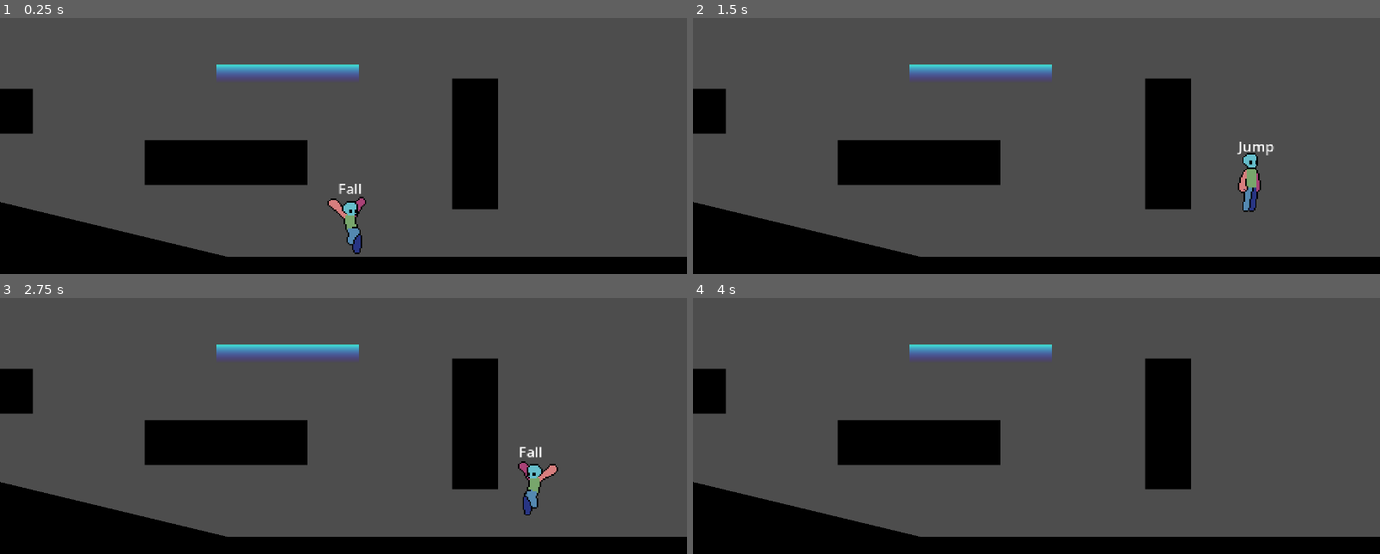
Above: before the commit, frames 1-4 (two rows, left to right).
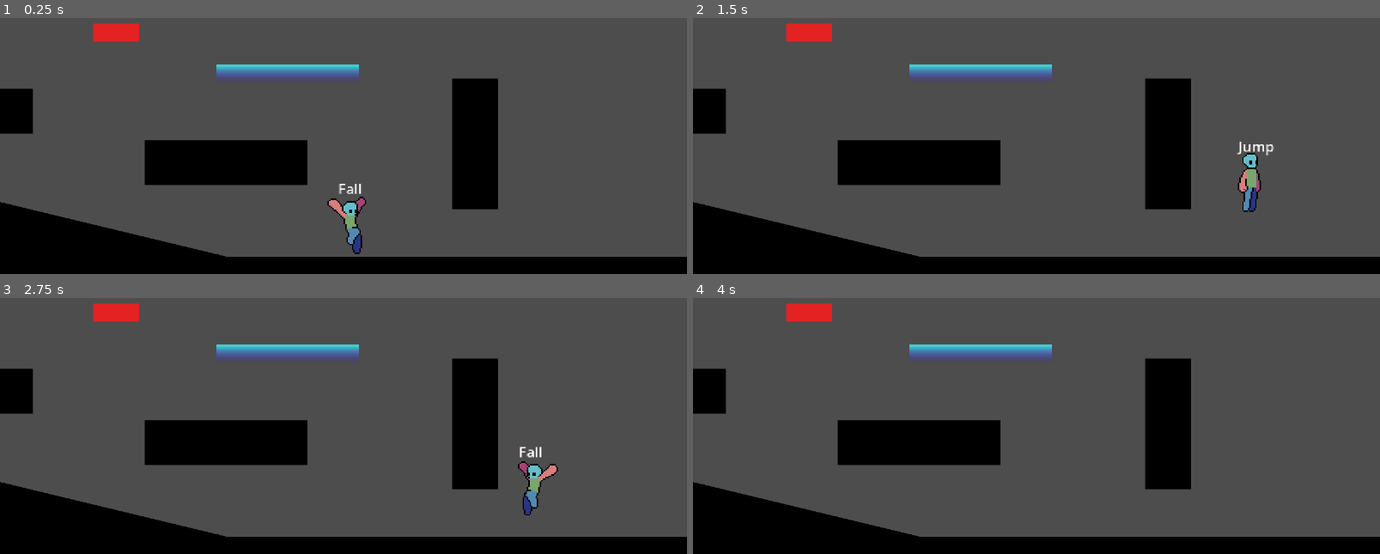
Above: after the commit, the same moments.

Repository: TianJunShi1/harry-forge
Game: Godot game, scene res://playground.tscn
Two runs of this game, one before a commit and one after it. Both use one fixed random seed, a clock stepped at 60 frames per second and the inputs below.
Inputs:
- Up to frame 1 (0.25 s): no input
- Up to frame 2 (1.5 s): tap Enter (ui_accept) at 0.5 s; hold Enter (ui_accept) 0.53-1.28 s; hold D (right) from 0.53 s (still down); tap Space (jump) at 0.77, 0.8, 1.07, 1.35 s
- Up to frame 3 (2.75 s): tap Space (jump) at 1.52, 1.82, 2.3 s; tap Enter (ui_accept) at 1.55 s; release D (right) at 2.03 s; hold A (left) from 2.03 s (still down); tap Shift (run) at 2.1 s
- Up to frame 4 (4 s): release A (left) at 2.78 s; hold D (right) from 2.78 s (still down); tap Enter (ui_accept) at 2.85 s; tap Space (jump) at 3.02, 3.32, 3.77, 3.8 s; hold Enter (ui_accept) from 3.53 s (still down)

The runs differ from the first frame. In frame 1, 0.5% of the frame differs, in the area x 13-21%, y 2-10%; in frame 2, 0.5%; in frame 3, 0.5%; in frame 4, 0.5%.

Commit message:
#4月19日 弹跳平台和单方向平台完成

Diff:
--- /dev/null
+++ b/Interactable/BouncePad/BouncePad.tscn
@@ -0,0 +1,39 @@
+[gd_scene format=3 uid="uid://bc5woagptill0"]
+
+[ext_resource type="Script" uid="uid://c2oufdvwwjpwg" path="res://Interactable/BouncePad/Scripts/bounce_pad.gd" id="1_64u65"]
+
+[sub_resource type="Gradient" id="Gradient_rupst"]
+offsets = PackedFloat32Array(0)
+colors = PackedColorArray(0.9, 0.13499998, 0.13499998, 1)
+
+[sub_resource type="GradientTexture2D" id="GradientTexture2D_1obpa"]
+gradient = SubResource("Gradient_rupst")
+fill_to = Vector2(0, 1)
+
+[sub_resource type="RectangleShape2D" id="RectangleShape2D_64u65"]
+size = Vector2(64, 64)
+
+[sub_resource type="RectangleShape2D" id="RectangleShape2D_1obpa"]
+size = Vector2(32, 12)
+
+[node name="BouncePad" type="Area2D" unique_id=1258038184]
+collision_layer = 8
+script = ExtResource("1_64u65")
+
+[node name="BouncePadPlatform" type="Sprite2D" parent="." unique_id=1791703314]
+scale = Vector2(0.5, 0.2)
+texture = SubResource("GradientTexture2D_1obpa")
+
+[node name="StaticBody2D" type="StaticBody2D" parent="BouncePadPlatform" unique_id=1694432264]
+collision_layer = 8
+collision_mask = 0
+
+[node name="CollisionShape2D" type="CollisionShape2D" parent="BouncePadPlatform/StaticBody2D" unique_id=403001761]
+position = Vector2(0, -9.179115e-06)
+shape = SubResource("RectangleShape2D_64u65")
+
+[node name="jiance" type="CollisionShape2D" parent="." unique_id=1968392780]
+position = Vector2(0, -1)
+shape = SubResource("RectangleShape2D_1obpa")
+
+[connection signal="body_entered" from="." to="." method="_on_body_entered"]
--- /dev/null
+++ b/Interactable/BouncePad/Scripts/bounce_pad.gd
@@ -0,0 +1,11 @@
+extends Area2D
+
+# 弹射力度，可以根据不同的物品设置不同的弹力
+@export var bounce_force: float = 500.0
+
+func _on_body_entered(body: Node2D) -> void:
+	if body.has_method("apply_bounce"):
+		body.apply_bounce(bounce_force)
+
+		# 可选：播放喷射蒸汽的动画或音效
+		# $AnimatedSprite2D.play("bounce")
--- a/Player/Scripts/player.gd
+++ b/Player/Scripts/player.gd
@@ -81,3 +81,16 @@
 	var x_axis = Input.get_axis("left","right")
 	var y_axis = Input.get_axis("up","down")
 	direction = Vector2(x_axis,y_axis)
+
+# 暴露给外部环境调用的方法：施加弹跳
+func apply_bounce(force: float) -> void:
+	# 1. 赋予弹射速度
+	velocity.y = -force
+
+	# 2. 找到跳跃状态，打上“弹飞”标记，并切换过去
+	# 注意这里加入了 state.is_bouncing = true
+	for state in all_states:
+		if state is PlayerstateJump:
+			state.is_bouncing = true
+			change_state(state)
+			break
--- a/Player/States/Crouch.gd
+++ b/Player/States/Crouch.gd
@@ -2,9 +2,11 @@
 class_name PlayerstateCrouch extends Playerstate
 
 # --- 节点与状态引用 ---
-@onready var idle_state: PlayerstateIdle = %Idle
-@onready var jump_state: Playerstate = %Jump
+@onready var idle_state: PlayerstateIdle = $"../Idle"
+@onready var jump_state: Playerstate = $"../Jump" # 【恢复保留】跳跃状态引用
+@onready var fall_state: Playerstate = $"../Fall" # 下落状态引用
 @onready var anim: AnimatedSprite2D = $"../../AnimatedSprite2D"
+@onready var one_way_platform_ray_cast: RayCast2D = $"../../OneWayPlatformRayCast"
 
 # 下蹲时的摩擦力
 var friction: float = 1000.0
@@ -15,7 +17,6 @@
 	pass
 
 func enter() -> void:
-	# 【这里也补回来了！】
 	if anim:
 		anim.play("crouch")
 
@@ -26,7 +27,7 @@
 
 #region /// 帧更新与输入处理
 func handle_input(_event : InputEvent) -> Playerstate:
-	# 下蹲时按下跳跃键，直接起跳
+	# 【保留功能】：在平地上蹲伏时，依然可以通过按跳跃键直接起跳
 	if _event.is_action_pressed("ui_accept") and player.is_on_floor():
 		return jump_state
 	return null
@@ -35,11 +36,16 @@
 	return null
 
 func physics_process(_delta: float) -> Playerstate:
-	# 如果松开S键，返回待机状态
+	# 【新增功能】：进入下蹲状态后，如果脚下检测到是单向平台，直接下落
+	if one_way_platform_ray_cast.is_colliding():
+		player.position.y += 1.0
+		return fall_state
+
+	# 如果松开 S 键（或者方向不再向下），返回待机状态
 	if player.direction.y <= 0:
 		return idle_state
 
-	# 微微滑行的摩擦力逻辑
+	# 平地上的摩擦力滑行逻辑（依然保留）
 	player.velocity.x = move_toward(player.velocity.x, 0, friction * _delta)
 
 	return null
--- a/Player/States/Fall.gd
+++ b/Player/States/Fall.gd
@@ -9,7 +9,7 @@
 var air_speed: float = 160.0
 
 # --- 手感调节参数 ---
-var coyote_duration: float = 0.13 # 土狼时间：离开边缘后允许起跳的时间
+var coyote_duration: float = 0.15 # 土狼时间：离开边缘后允许起跳的时间
 var fall_timer: float = 0.0       # 记录下落了多久
 
 var buffer_duration: float = 0.15 # 跳跃缓冲时间：落地前多久按下会被记住
--- a/Player/States/Idle.gd
+++ b/Player/States/Idle.gd
@@ -8,7 +8,7 @@
 @onready var fall_state: Playerstate = %Fall
 @onready var anim: AnimatedSprite2D = $"../../AnimatedSprite2D"
 
-# 地面摩擦力（数值越小，滑行越远。600 是一个微微滑行的舒适值）
+# 地面摩擦力
 var friction: float = 800.0
 
 
@@ -17,7 +17,6 @@
 	pass
 
 func enter() -> void:
-	# 【就是这里刚才被我用占位符搞丢了，现在补回来了！】
 	if anim:
 		anim.play("idle")
 
--- a/Player/States/Jump.gd
+++ b/Player/States/Jump.gd
@@ -7,20 +7,26 @@
 var jump_velocity: float = -380.0
 var air_speed: float = 160.0
 
+# 【新增：是否处于弹跳板弹飞状态的标记】
+var is_bouncing: bool = false
 
 #region /// 核心状态生命周期
 func init() -> void:
 	pass
 
 func enter() -> void:
-	player.velocity.y = jump_velocity
+	# 【核心修改】只有在“不是弹跳”的时候，才赋予普通跳跃的速度！
+	# 防止弹跳板给的超大速度在这里被强行重置为 -400
+	if not is_bouncing:
+		player.velocity.y = jump_velocity
+
 	if anim:
 		anim.play("jump")
 
 func exit() -> void:
-	pass
+	# 退出跳跃状态时，务必将标记重置，不影响下一次正常起跳
+	is_bouncing = false
 #endregion
-
 
 #region /// 帧更新与输入处理
 func handle_input(_event : InputEvent) -> Playerstate:
@@ -36,13 +42,10 @@
 func physics_process(_delta: float) -> Playerstate:
 	player.velocity.x = player.direction.x * air_speed
 
-	# 【新增：短按小跳逻辑】
-	# 如果玩家松开了跳跃键，并且当前还在往上飞（velocity.y < 0）
-	if Input.is_action_just_released("ui_accept") and player.velocity.y < 0:
-		# 把向上的速度削减一半，制造出提前掉落的手感
+	# 【核心修改】如果是被弹跳板弹飞的，就无视玩家是否松开按键，禁止触发小跳减速！
+	if not is_bouncing and Input.is_action_just_released("ui_accept") and player.velocity.y < 0:
 		player.velocity.y *= 0.5
 
-	# 当速度大于等于 0 时（到达最高点），立刻切换到下落状态
 	if player.velocity.y >= 0:
 		return fall_state
 
--- a/Player/States/Run.gd
+++ b/Player/States/Run.gd
@@ -41,7 +41,6 @@
 	# 如果突然不在地面上了（比如走出了平台边缘），立刻切换到下落状态
 	if not player.is_on_floor():
 		return fall_state
-	# ... 下面保留你原本的移动逻辑 ...
 	# 1. 检查状态切换
 	if player.direction.x == 0:
 		return idle_state
--- a/Player/player.tscn
+++ b/Player/player.tscn
@@ -363,8 +363,7 @@
 size = Vector2(16, 28)
 
 [node name="Player" type="CharacterBody2D" unique_id=330197014]
-collision_layer = 0
-collision_mask = 3
+collision_mask = 15
 script = ExtResource("1_l8h54")
 
 [node name="states" type="Node" parent="." unique_id=804292152]
@@ -406,6 +405,6 @@
 theme_override_font_sizes/font_size = 10
 text = "label"
 
-[node name="RayCast2D" type="RayCast2D" parent="." unique_id=1950734130]
-target_position = Vector2(0, 6)
-collision_mask = 2
+[node name="OneWayPlatformRayCast" type="RayCast2D" parent="." unique_id=1950734130]
+target_position = Vector2(0, 4)
+collision_mask = 4
--- a/playground.tscn
+++ b/playground.tscn
@@ -1,6 +1,7 @@
 [gd_scene format=3 uid="uid://c71co16p8pdqd"]
 
 [ext_resource type="PackedScene" uid="uid://dgjrbwlwhdtny" path="res://Player/player.tscn" id="1_rupst"]
+[ext_resource type="PackedScene" uid="uid://bc5woagptill0" path="res://Interactable/BouncePad/BouncePad.tscn" id="2_wt17y"]
 
 [sub_resource type="Gradient" id="Gradient_edjgo"]
 colors = PackedColorArray(0, 0, 0, 1, 0, 0, 0, 1)
@@ -31,6 +32,7 @@
 texture = SubResource("GradientTexture2D_rupst")
 
 [node name="StaticBody2D" type="StaticBody2D" parent="Block1" unique_id=382336470]
+collision_layer = 2
 
 [node name="CollisionShape2D" type="CollisionShape2D" parent="Block1/StaticBody2D" unique_id=219409198]
 shape = SubResource("RectangleShape2D_edjgo")
@@ -42,6 +44,7 @@
 texture = SubResource("GradientTexture2D_rupst")
 
 [node name="StaticBody2D" type="StaticBody2D" parent="Block2" unique_id=95452316]
+collision_layer = 2
 
 [node name="CollisionShape2D" type="CollisionShape2D" parent="Block2/StaticBody2D" unique_id=1777122462]
 shape = SubResource("RectangleShape2D_edjgo")
@@ -52,6 +55,7 @@
 texture = SubResource("GradientTexture2D_rupst")
 
 [node name="StaticBody2D" type="StaticBody2D" parent="Block3" unique_id=1547080523]
+collision_layer = 2
 
 [node name="CollisionShape2D" type="CollisionShape2D" parent="Block3/StaticBody2D" unique_id=752968957]
 shape = SubResource("RectangleShape2D_edjgo")
@@ -62,6 +66,7 @@
 texture = SubResource("GradientTexture2D_rupst")
 
 [node name="StaticBody2D" type="StaticBody2D" parent="Block4" unique_id=2054066675]
+collision_layer = 2
 
 [node name="CollisionShape2D" type="CollisionShape2D" parent="Block4/StaticBody2D" unique_id=1835313068]
 shape = SubResource("RectangleShape2D_edjgo")
@@ -72,6 +77,7 @@
 texture = SubResource("GradientTexture2D_rupst")
 
 [node name="StaticBody2D" type="StaticBody2D" parent="Block5" unique_id=950407269]
+collision_layer = 2
 
 [node name="CollisionShape2D" type="CollisionShape2D" parent="Block5/StaticBody2D" unique_id=2058257642]
 shape = SubResource("RectangleShape2D_edjgo")
@@ -82,7 +88,7 @@
 texture = SubResource("GradientTexture2D_wt17y")
 
 [node name="StaticBody2D" type="StaticBody2D" parent="OneWayPlatform" unique_id=953126094]
-collision_layer = 2
+collision_layer = 4
 collision_mask = 0
 
 [node name="CollisionShape2D" type="CollisionShape2D" parent="OneWayPlatform/StaticBody2D" unique_id=1870863677]
@@ -90,5 +96,9 @@
 shape = SubResource("RectangleShape2D_rupst")
 one_way_collision = true
 
+[node name="BouncePad" parent="." unique_id=1258038184 instance=ExtResource("2_wt17y")]
+position = Vector2(81, 101)
+
 [node name="Player" parent="." unique_id=330197014 instance=ExtResource("1_rupst")]
 position = Vector2(246, 205)
+collision_mask = 14
--- a/project.godot
+++ b/project.godot
@@ -26,6 +26,7 @@
 [file_customization]
 
 folder_colors={
+"res://Interactable/": "orange",
 "res://Player/": "red",
 "res://icon/": "gray"
 }
@@ -78,8 +79,10 @@
 
 [layer_names]
 
-2d_physics/layer_1="Ground"
-2d_physics/layer_2="OneWayPlatform"
+2d_physics/layer_1="Player"
+2d_physics/layer_2="Ground"
+2d_physics/layer_3="OneWayPlatform"
+2d_physics/layer_4="BouncePad"
 
 [physics]
 
Not shown, added: Interactable/BouncePad/Scripts/bounce_pad.gd.uid
Not shown: 1 places in playground.tscn that only renumber resources
